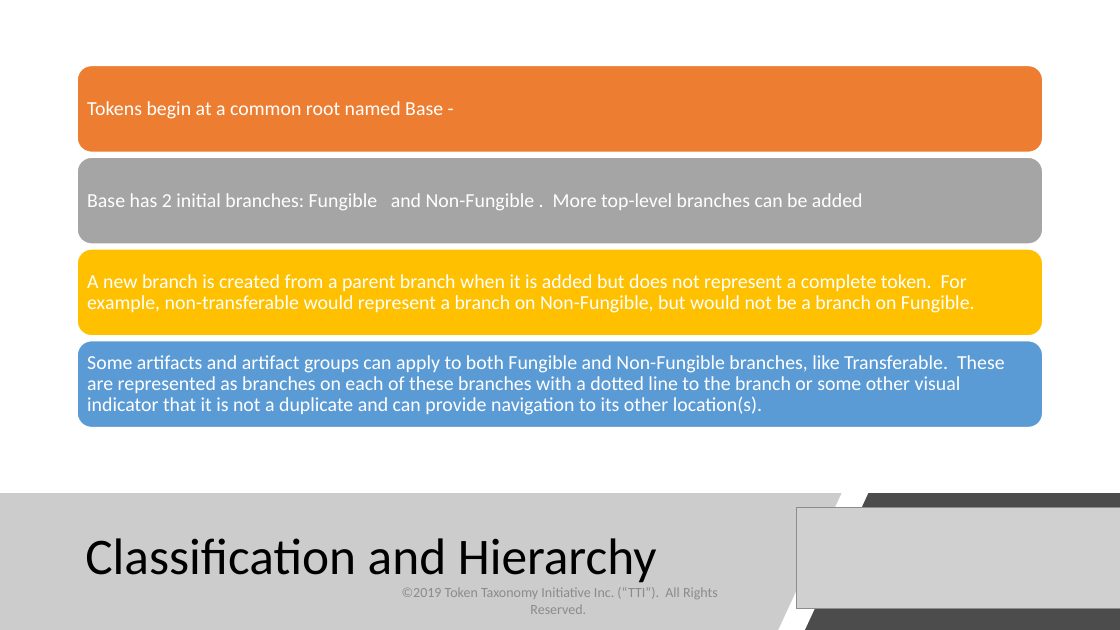
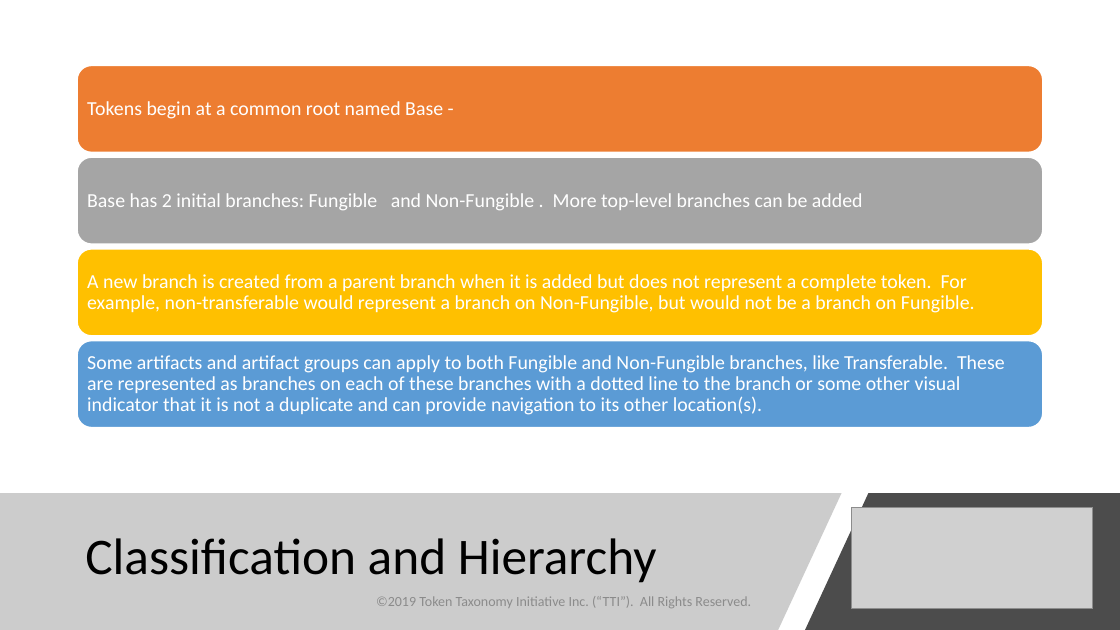
Before and after one commit to vipinsun/TokenTaxonomyFramework-pub, a slide deck: slide 11 of presentations/TTF-Presentation.pptx. Drawn at 1120x630 pixels with LibreOffice and Linux fonts; fonts in the diff are those of the drawing; grey boxes stand for pictures. Boxes give left, top, right and bottom in pixels: in the first picture for what was removed or moved away, otherwise in the second. Text is boxed around its words. In the diff, an @@ line names an element or a change of style, - is before the commit and + after.

```diff
--- a/presentations/TTF-Presentation.pptx
+++ b/presentations/TTF-Presentation.pptx
@@ picture: place and size @@
-picture at [797, 507, 1120, 609]
+picture at [852, 507, 1094, 609]
@@ text "©2019 Token Taxonomy Initiative Inc. ..." rewrapped from [402, 587, 718, 614] to [376, 596, 751, 608] @@
```
Also in this commit, not shown: 12 other slides changed, 30 other files.
